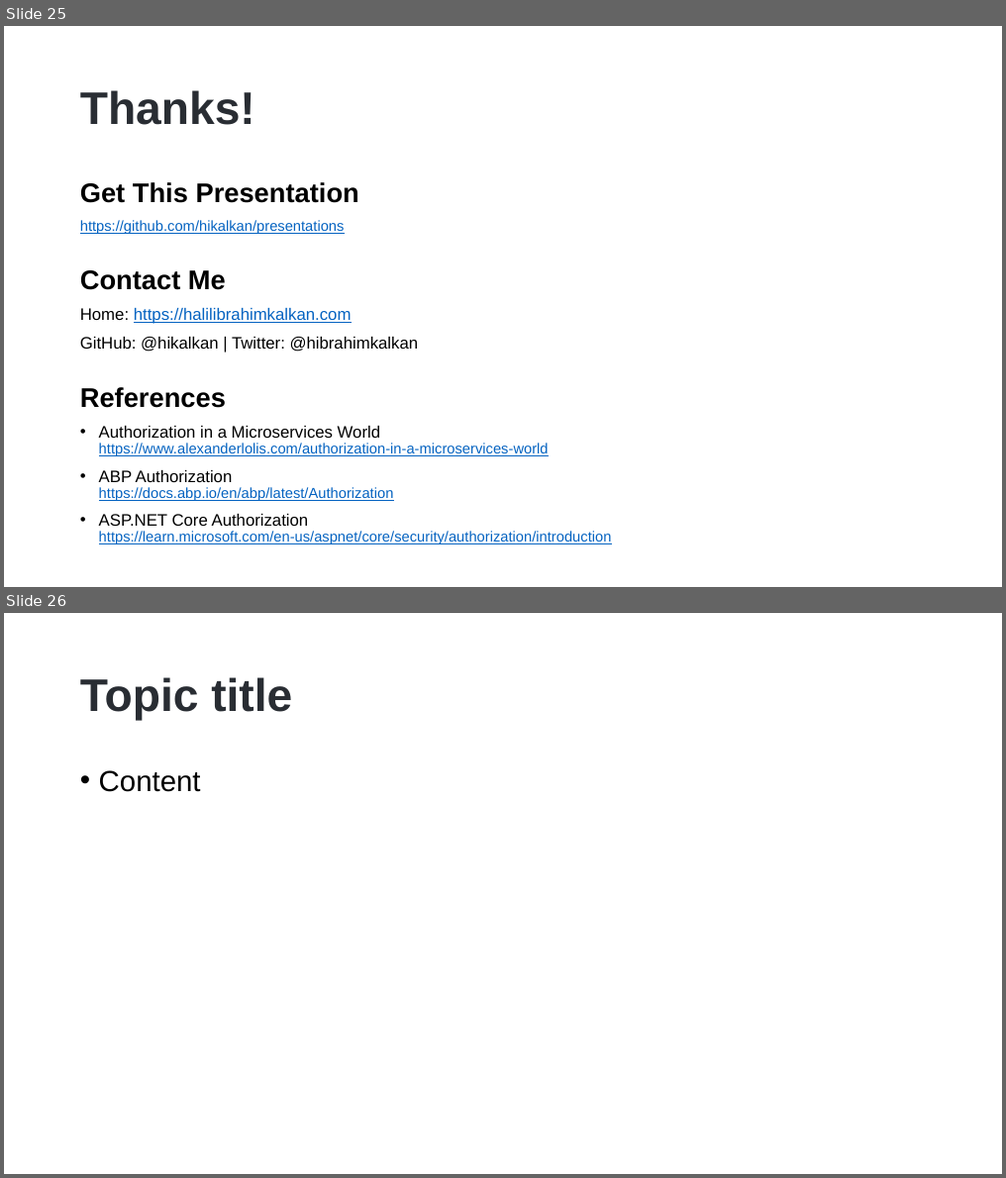
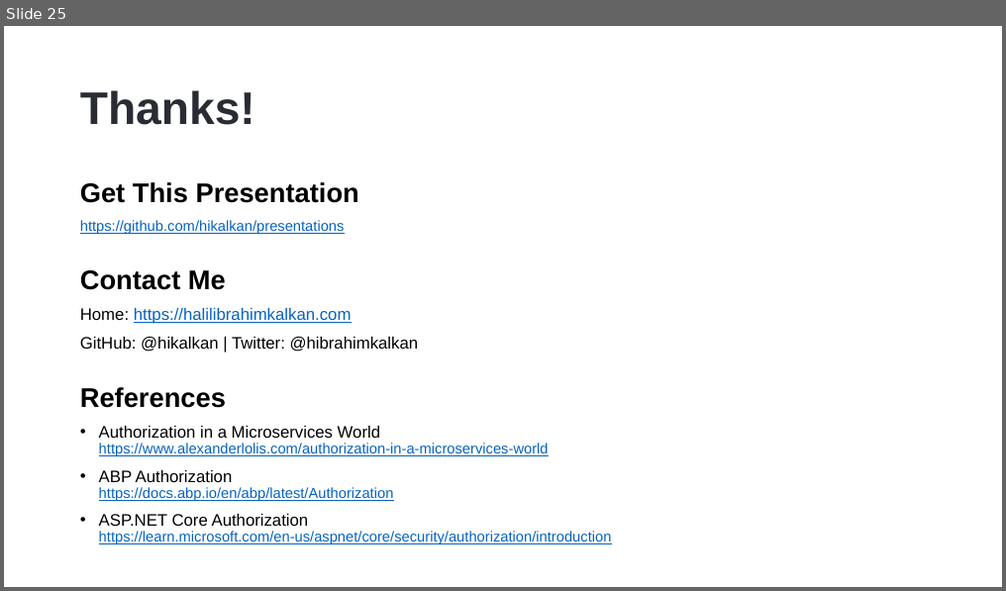
Before and after one commit to hikalkan/presentations, a slide deck: 2022-10-15 Authorization-In-Distributed-Systems/Authorization-In-Distributed-Systems-Short.pptx. Shown one above the other, each under a label of ours: slides 25 and 26 before the commit, slide 25 after it. The pictures are 1006x1178 and 1006x591 pixels, drawn with LibreOffice and Linux fonts; fonts in the diff are those of the drawing; background and template pictures are left out. Boxes give left, top, right and bottom in pixels: in the first picture for what was removed or moved away, otherwise in the second. Text is boxed around its words. In the diff, an @@ line names an element or a change of style, - is before the commit and + after.

```diff
--- a/2022-10-15 Authorization-In-Distributed-Systems/Authorization-In-Distributed-Systems-Short.pptx
+++ b/2022-10-15 Authorization-In-Distributed-Systems/Authorization-In-Distributed-Systems-Short.pptx
@@ slide 26 removed at (4, 613, 1002, 1174), background picture (left out) @@
@@ title removed at (80, 677, 292, 721) @@
-Topic title
@@ text removed at (99, 770, 201, 792) @@
-• Content
```
Also in this commit, not shown: 3 slides changed.
